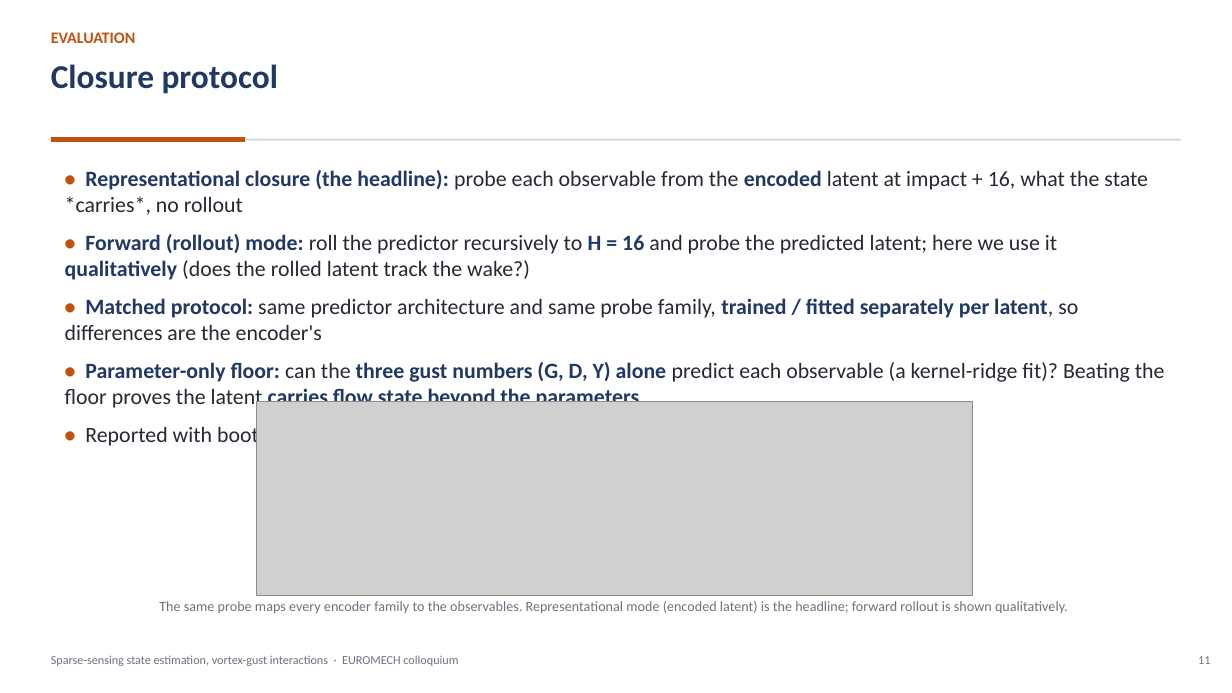
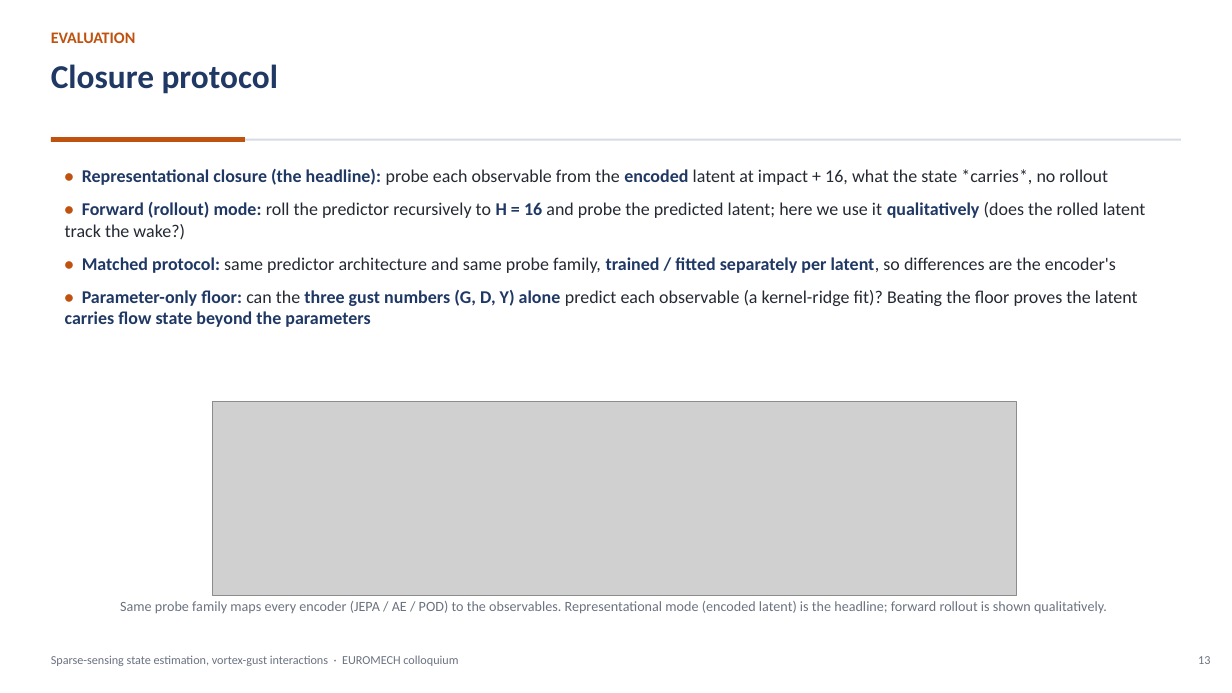
Before and after one commit to sanmi90/GUST-JEPA, a slide deck: slide 13 of paper/talk/euromech_gust_jepa.pptx (slide 11 before the commit). Drawn at 1232x693 pixels with LibreOffice and Linux fonts; fonts in the diff are those of the drawing; grey boxes stand for pictures. Boxes give left, top, right and bottom in pixels: in the first picture for what was removed or moved away, otherwise in the second. Text is boxed around its words. In the diff, an @@ line names an element or a change of style, - is before the commit and + after.

```diff
--- a/paper/talk/euromech_gust_jepa.pptx
+++ b/paper/talk/euromech_gust_jepa.pptx
@@ text at bbox=[65, 169, 1146, 327]: paragraph removed @@
-• Reported with bootstrap CIs, 3 encoder seeds, 5-fold probe CV; held-out test_b / test_c
@@ text "• Representational closure (the headline): ..." at bbox=[65, 169, 1146, 327]: size 17 to 14 pt @@
@@ picture: place and size @@
-picture at bbox=[257, 402, 972, 596]
+picture at bbox=[213, 402, 1017, 596]
@@ text at bbox=[120, 601, 1107, 613]: text changed @@
-The same probe maps every encoder family to the observables. Representational mode (encoded latent) is the headline; forward rollout is shown qualitatively.
+Same probe family maps every encoder (JEPA / AE / POD) to the observables. Representational mode (encoded latent) is the headline; forward rollout is shown qualitatively.
@@ text at bbox=[1198, 656, 1210, 664]: text changed @@
-11
+13
```
Also in this commit, not shown: 29 other slides changed, 1 slide added, 12 other files.
